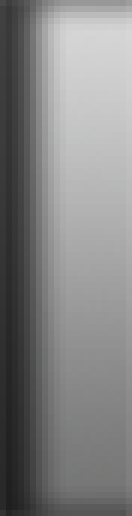
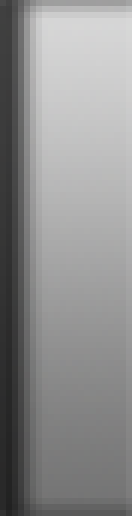
The second 132x516 image is a revision of the first. Changes to its layers:
pixels changed over 6, 0, 132, 516 (layer not identified)
